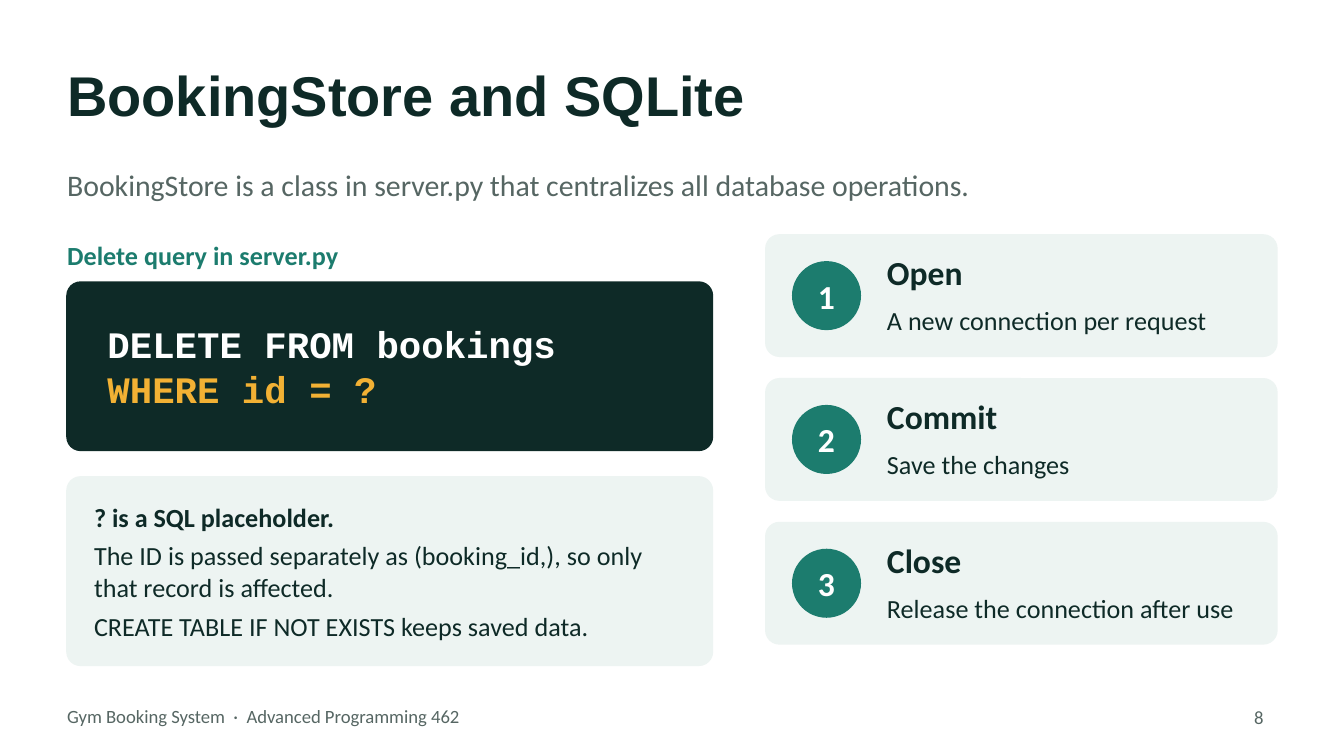
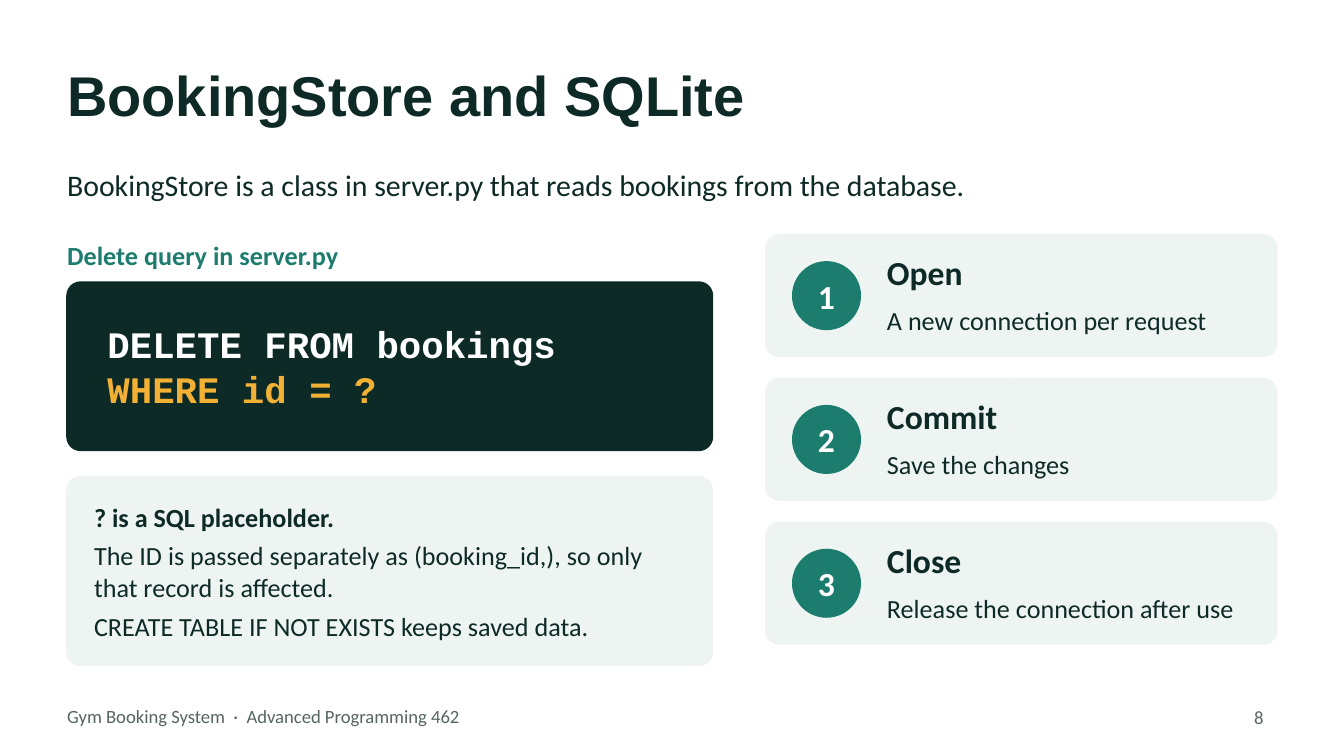
Before and after one commit to a7medn002-commits/gym-booking, a slide deck: slide 8 of Gym_Booking_System_Final.pptx. Drawn at 1344x756 pixels with LibreOffice and Linux fonts; fonts in the diff are those of the drawing. Boxes give left, top, right and bottom in pixels: in the first picture for what was removed or moved away, otherwise in the second. Text is boxed around its words. In the diff, an @@ line names an element or a change of style, - is before the commit and + after.

Commit message:
Correct BookingStore description in slides

```diff
--- a/Gym_Booking_System_Final.pptx
+++ b/Gym_Booking_System_Final.pptx
@@ text at (67,175,964,201): text changed; text colour #566663 to #0E2A27 @@
-BookingStore is a class in server.py that centralizes all database operations.
+BookingStore is a class in server.py that reads bookings from the database.
```
